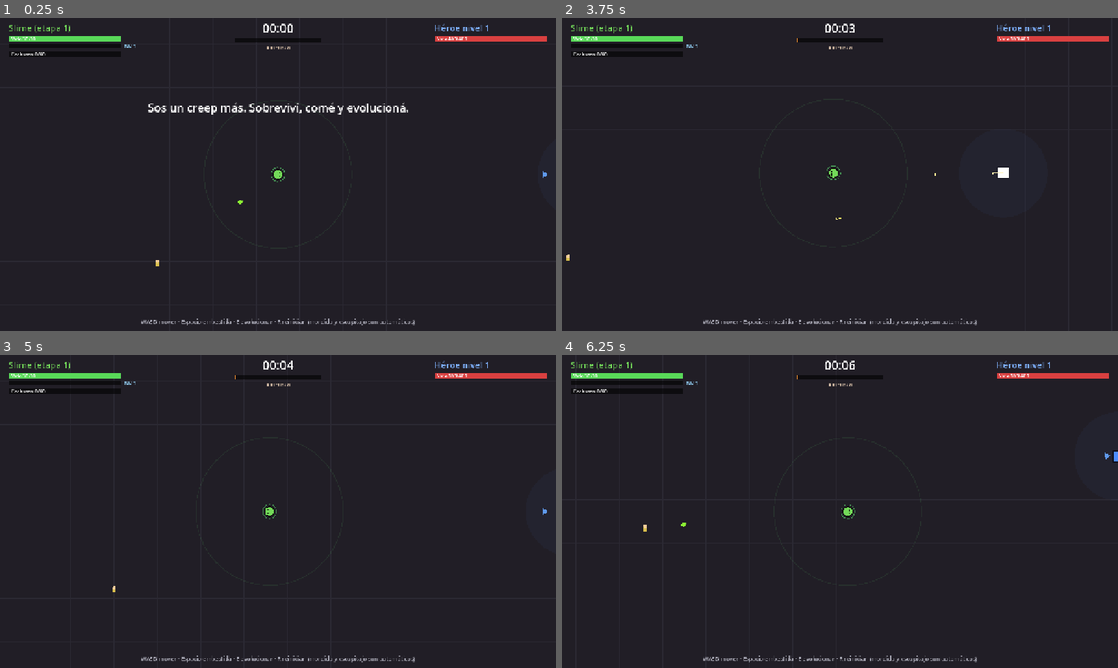
Above: before the commit, frames 1-4 (two rows, left to right).
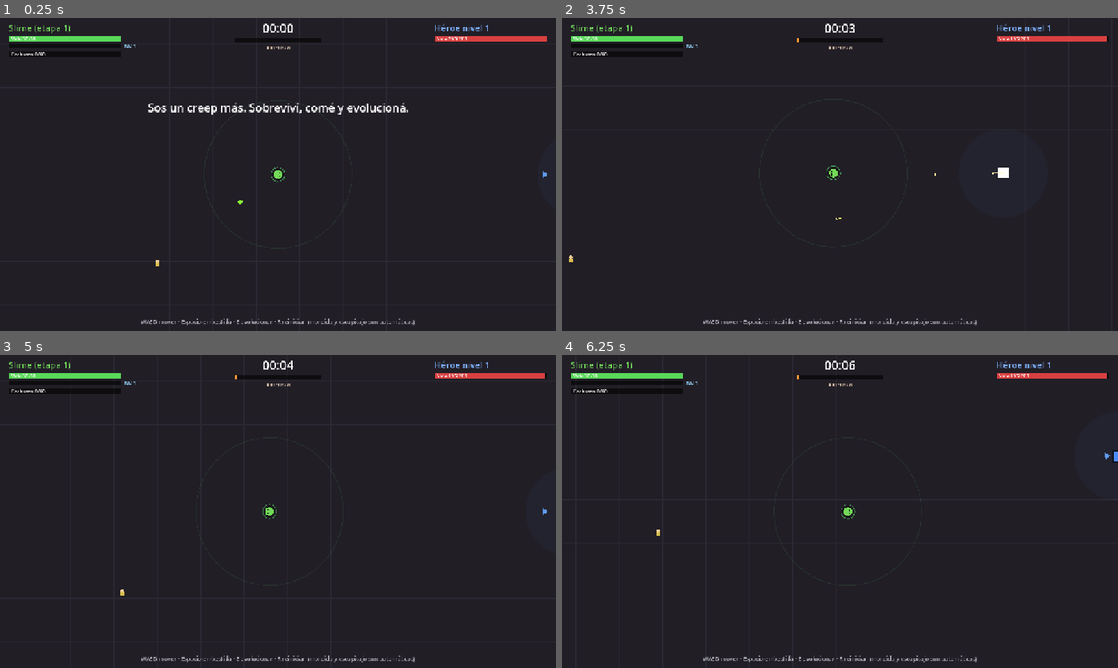
Above: after the commit, the same moments.

Repository: FedeOsorio/survive-the-hero
Game: Godot game, scene res://scenes/main.tscn
The game is run twice, just before and just after one commit, with the same random seed, the same clock (stepped at 60 frames per second) and the same inputs.
Inputs:
- Up to frame 1 (0.25 s): no input
- Up to frame 2 (3.75 s): tap Enter at 0.5 s; hold D (move_right) 0.53-1.28 s; tap Space (dash) at 0.6 s; hold S (move_down) 1.28-2.03 s; tap E (evolve) at 1.35 s; hold D (move_right) 2.03-2.78 s; tap 1 (pick_1) at 2.1 s; hold W (move_up) 2.78-3.53 s; tap 2 (pick_2) at 2.85 s; hold A (move_left) from 3.53 s (still down); tap 3 (pick_3) at 3.6 s
- Up to frame 3 (5 s): keep holding A (move_left); tap Shift at 4.35 s
- Up to frame 4 (6.25 s): release A (move_left) at 5.03 s; hold S (move_down) 5.03-5.78 s; tap L at 5.1 s; hold D (move_right) from 5.78 s (still down); tap Space (dash) at 5.85 s

The runs differ from the first frame. In frame 1, less than 0.1% of the frame differs, in the area x 80-83%, y 6-8%; in frame 2, less than 0.1%; in frame 3, less than 0.1%; in frame 4, less than 0.1%, in the area x 14-99%, y 5-58%.

Commit message:
Más daño del creep, héroe con 200 de vida, flechas sin atravesar, civiles más lentos

Diff:
--- a/scripts/balance.gd
+++ b/scripts/balance.gd
@@ -10,10 +10,10 @@
 # Cada etapa reemplaza los stats de la anterior. "cost" es la biomasa necesaria
 # para pasar a la siguiente etapa (-1 = etapa final).
 const CREEP_STAGES := [
-	{"name": "Slime", "hp": 30.0, "speed": 170.0, "bite": 4.0, "radius": 10.0, "cost": 60.0, "color": Color(0.45, 0.85, 0.35)},
-	{"name": "Esqueleto", "hp": 75.0, "speed": 180.0, "bite": 10.0, "radius": 13.0, "cost": 220.0, "color": Color(0.9, 0.88, 0.75)},
-	{"name": "Cultista", "hp": 190.0, "speed": 190.0, "bite": 25.0, "radius": 17.0, "cost": 550.0, "color": Color(0.6, 0.35, 0.8)},
-	{"name": "Demonio", "hp": 470.0, "speed": 200.0, "bite": 62.0, "radius": 23.0, "cost": -1.0, "color": Color(0.9, 0.2, 0.15)},
+	{"name": "Slime", "hp": 30.0, "speed": 170.0, "bite": 6.0, "radius": 10.0, "cost": 60.0, "color": Color(0.45, 0.85, 0.35)},
+	{"name": "Esqueleto", "hp": 75.0, "speed": 180.0, "bite": 15.0, "radius": 13.0, "cost": 220.0, "color": Color(0.9, 0.88, 0.75)},
+	{"name": "Cultista", "hp": 190.0, "speed": 190.0, "bite": 38.0, "radius": 17.0, "cost": 550.0, "color": Color(0.6, 0.35, 0.8)},
+	{"name": "Demonio", "hp": 470.0, "speed": 200.0, "bite": 90.0, "radius": 23.0, "cost": -1.0, "color": Color(0.9, 0.2, 0.15)},
 ]
 const BITE_COOLDOWN := 0.6
 const BITE_RANGE := 26.0 # se suma a los radios del creep y del héroe
@@ -21,7 +21,7 @@
 const DASH_TIME := 0.18
 const DASH_COOLDOWN := 2.5
 const DASH_HIT_MULT := 1.5 # daño de la embestida = mordida * esto
-const SPIT_DAMAGE_MULT := 0.4 # daño del escupitajo = mordida * esto
+const SPIT_DAMAGE_MULT := 0.8 # daño del escupitajo = mordida * esto
 const SPIT_COOLDOWN := 1.2
 const SPIT_SPEED := 420.0
 const SPIT_RANGE := 380.0
@@ -54,7 +54,7 @@
 const CIVILIANS_MAX := 24
 const CIVILIAN_RESPAWN := 6.0
 const CIVILIAN_HP := 8.0
-const CIVILIAN_SPEED := 115.0
+const CIVILIAN_SPEED := 85.0
 const CIVILIAN_FLEE_RADIUS := 220.0
 const CIVILIAN_BIOMASS := 4.0
 const GEM_BIOMASS := 0.5
@@ -67,7 +67,7 @@
 const THREAT_PER_STAGE := 20.0
 
 # --- Héroe -------------------------------------------------------------------
-const HERO_HP := 400.0
+const HERO_HP := 200.0
 const HERO_HP_PER_LEVEL := 20.0
 const HERO_LEVEL_HEAL := 0.25 # al subir de nivel recupera este % de su vida máxima (no tiene regeneración)
 const HERO_SPEED := 150.0
@@ -82,8 +82,8 @@
 const HERO_COOLDOWN_PER_LEVEL := 0.97
 const HERO_MIN_COOLDOWN := 0.18
 const HERO_LEVELS_PER_EXTRA_ARROW := 6
-const HERO_ARROW_PIERCE := 1 # enemigos extra que atraviesa cada flecha
-const HERO_LEVELS_PER_PIERCE := 6
+# Las flechas no atraviesan: eso será una mejora que el héroe elija (hito 2).
+const HERO_ARROW_PIERCE := 0
 # Tajo de espada: ataque cuerpo a cuerpo en arco, con aviso previo para poder esquivarlo.
 # Apagado por ahora: los poderes extra del héroe se definen cuando el creep
 # tenga habilidades para contrarrestarlos.
--- a/scripts/hero.gd
+++ b/scripts/hero.gd
@@ -244,7 +244,6 @@
 	damage *= B.HERO_DAMAGE_PER_LEVEL
 	cooldown = maxf(cooldown * B.HERO_COOLDOWN_PER_LEVEL, B.HERO_MIN_COOLDOWN)
 	arrows = 1 + level / B.HERO_LEVELS_PER_EXTRA_ARROW
-	pierce = B.HERO_ARROW_PIERCE + level / B.HERO_LEVELS_PER_PIERCE
 	_level_fx = 0.6
 
 
